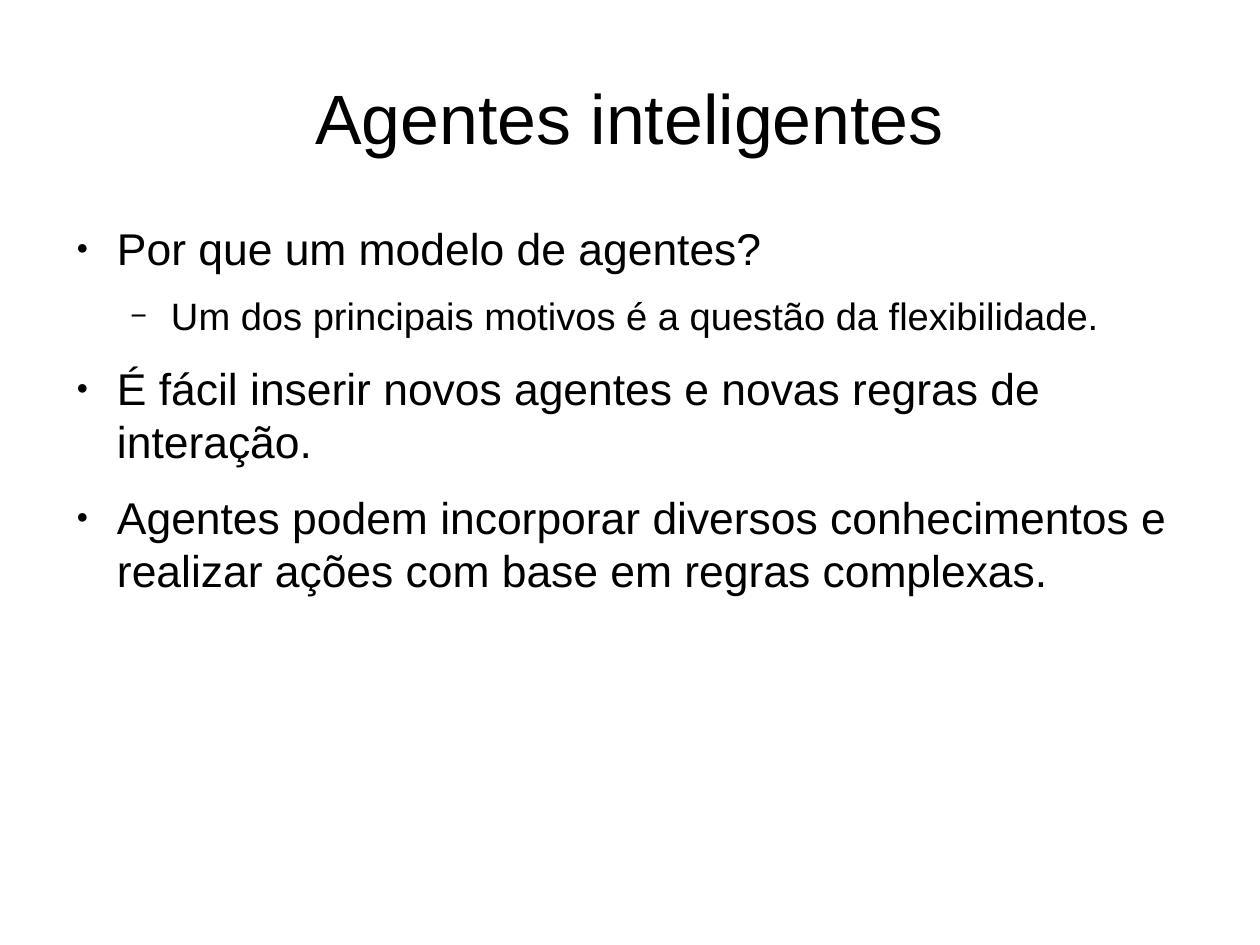
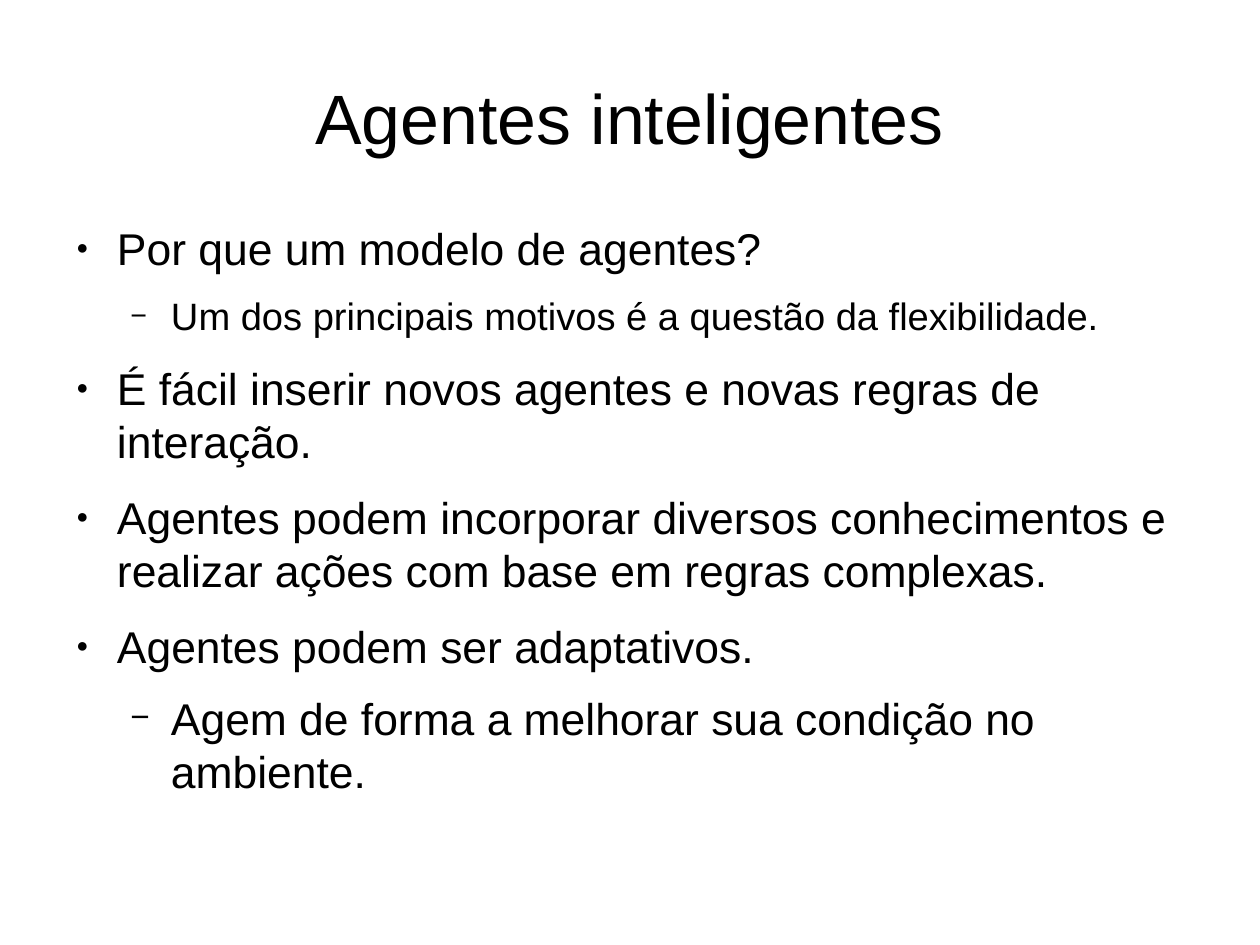
Before and after one commit to alexbprr/agent_modelling, a slide deck: slide 12 of Apresentacao_Marluvas/Marluvas_apresentacao_v2.odp. Drawn at 1260x945 pixels with LibreOffice and Linux fonts; fonts in the diff are those of the drawing. Boxes give left, top, right and bottom in pixels: in the first picture for what was removed or moved away, otherwise in the second. Text is boxed around its words. In the diff, an @@ line names an element or a change of style, - is before the commit and + after.

```diff
--- a/Apresentacao_Marluvas/Marluvas_apresentacao_v2.odp
+++ b/Apresentacao_Marluvas/Marluvas_apresentacao_v2.odp
@@ text at <box>117,630,1034,789</box>: paragraphs added @@
+● Agentes podem ser adaptativos.
+  − Agem de forma a melhorar sua condição no ambiente.
```
Also in this commit, not shown: 3 other slides changed, 2 slides added.
